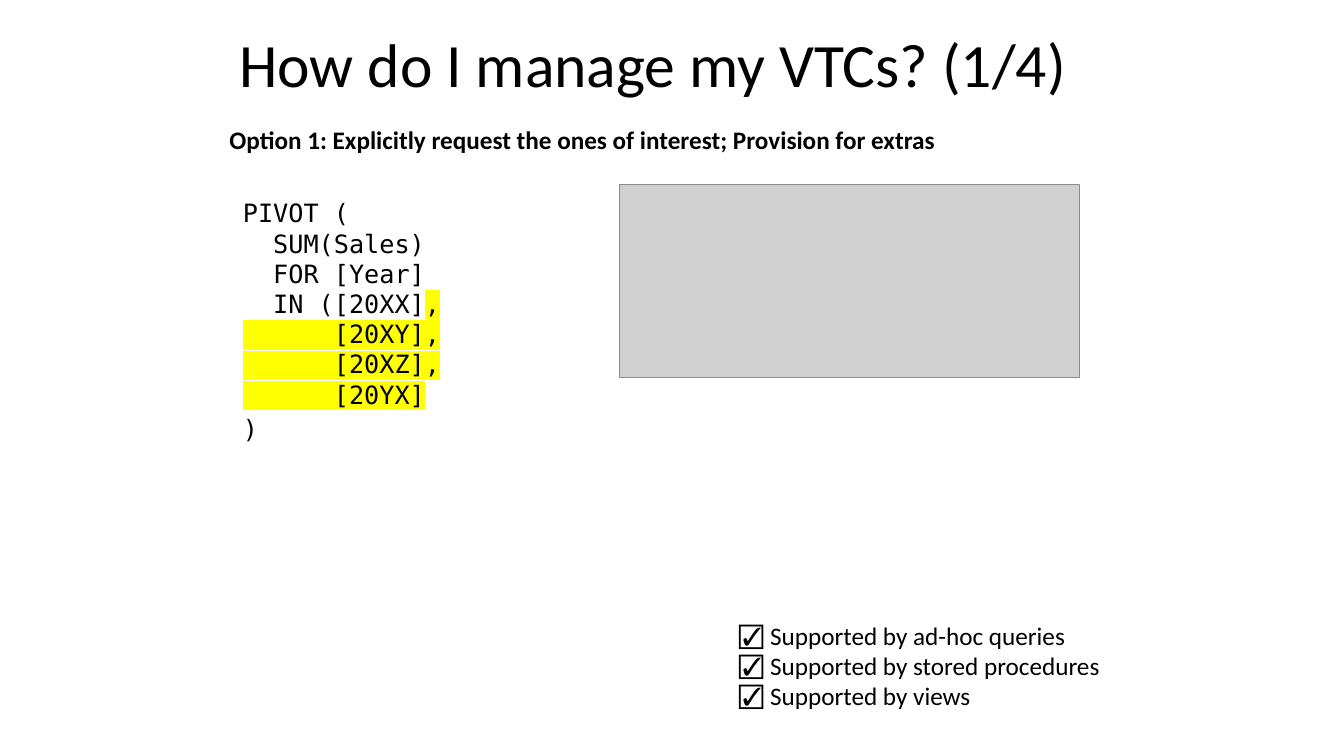
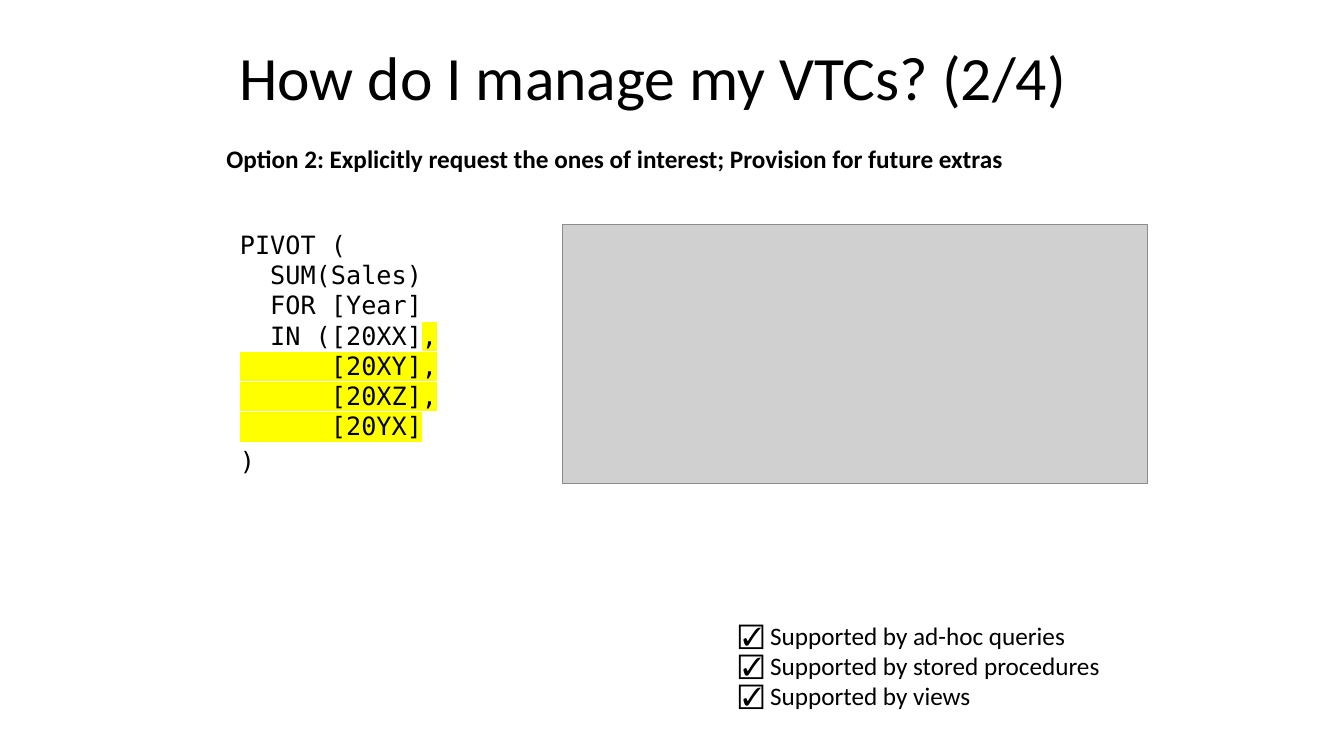
Before and after one commit to jbfoushee/MyPresentations, a slide deck: slide 27 of TSQL_Pivot_Operators/T-SQL Pivot Clause v6.pptx (slide 26 before the commit). Drawn at 1344x756 pixels with LibreOffice and Linux fonts; fonts in the diff are those of the drawing; grey boxes stand for pictures. Boxes give left, top, right and bottom in pixels: in the first picture for what was removed or moved away, otherwise in the second. Text is boxed around its words. In the diff, an @@ line names an element or a change of style, - is before the commit and + after.

```diff
--- a/TSQL_Pivot_Operators/T-SQL Pivot Clause v6.pptx
+++ b/TSQL_Pivot_Operators/T-SQL Pivot Clause v6.pptx
@@ text at box(239, 55, 1065, 111): text changed @@
-How do I manage my VTCs? (1/4)
+How do I manage my VTCs? (2/4)
@@ text at box(226, 150, 1002, 172): text changed @@
-Option 1: Explicitly request the ones of interest; Provision for extras
+Option 2: Explicitly request the ones of interest; Provision for future extras
@@ picture removed at box(620, 185, 1081, 378) @@
@@ text "PIVOT (": place and size @@
-text "PIVOT (" at box(243, 203, 440, 408)
+text "PIVOT (" at box(240, 235, 437, 439)
@@ picture added at box(563, 225, 1147, 484) @@
```
Also in this commit, not shown: 17 other slides changed, 29 slides added, 2 slides removed, 6 other files.
